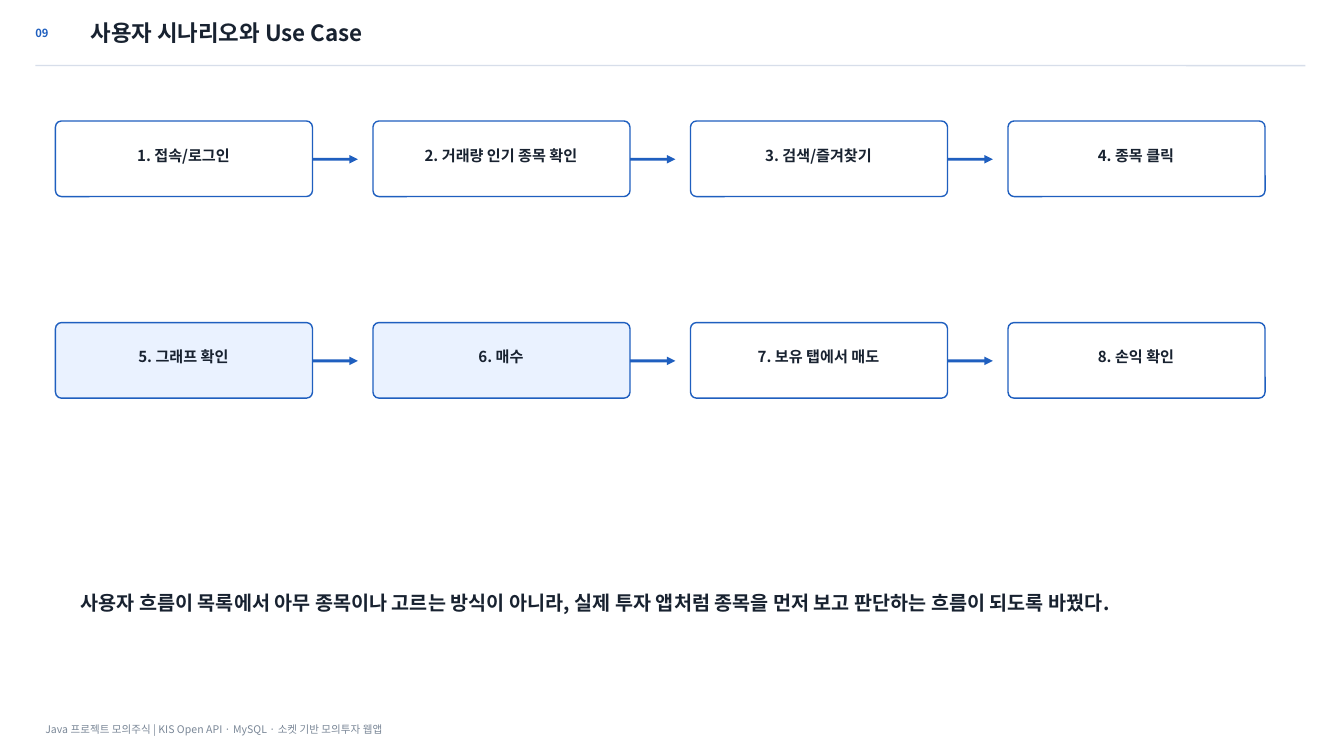
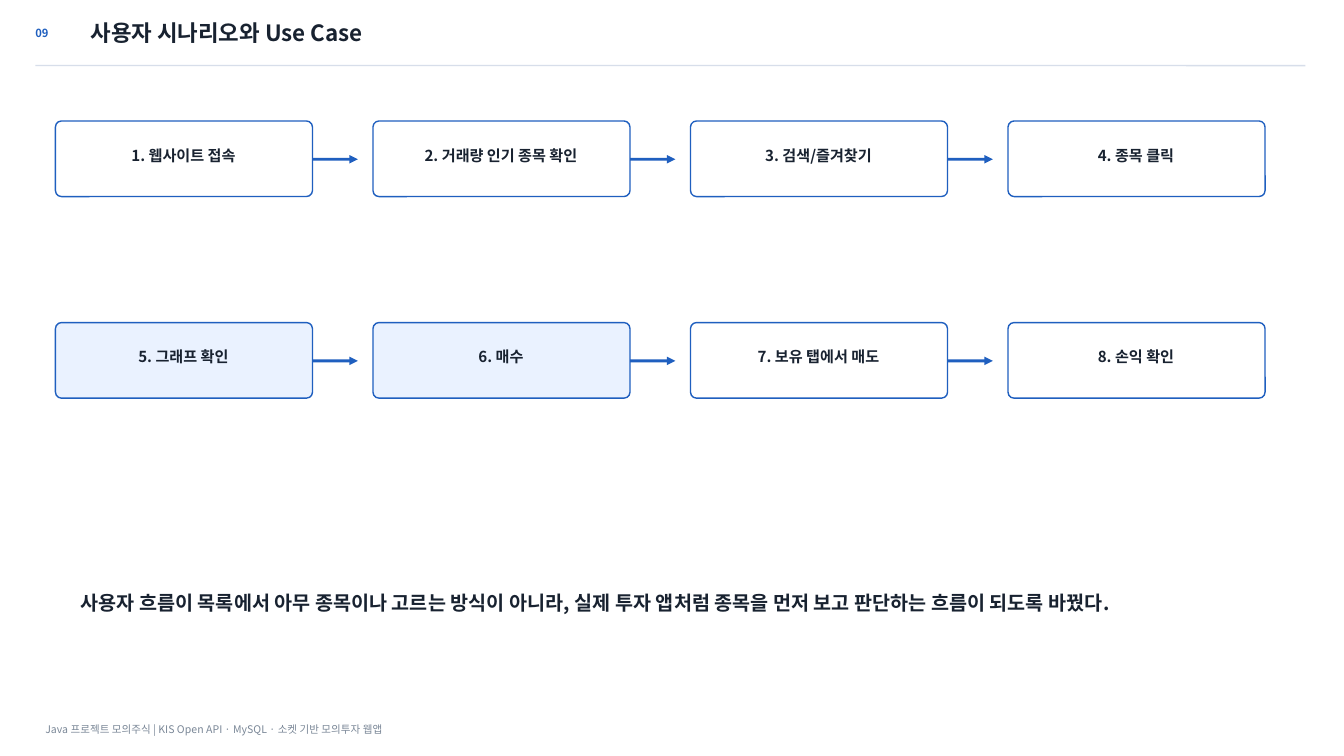
Before and after one commit to osangmin51-spec/javaproject, a slide deck: slide 9 of deliverables/Java_모의주식투자_발표자료_최종정합본.pptx. Drawn at 1344x756 pixels with LibreOffice and Linux fonts; fonts in the diff are those of the drawing. Boxes give left, top, right and bottom in pixels: in the first picture for what was removed or moved away, otherwise in the second. Text is boxed around its words. In the diff, an @@ line names an element or a change of style, - is before the commit and + after.

```diff
--- a/deliverables/Java_모의주식투자_발표자료_최종정합본.pptx
+++ b/deliverables/Java_모의주식투자_발표자료_최종정합본.pptx
@@ text at [131, 148, 236, 163]: text changed @@
-1. 접속/로그인
+1. 웹사이트 접속
```
Also in this commit, not shown: 8 other slides changed, 10 other files.
